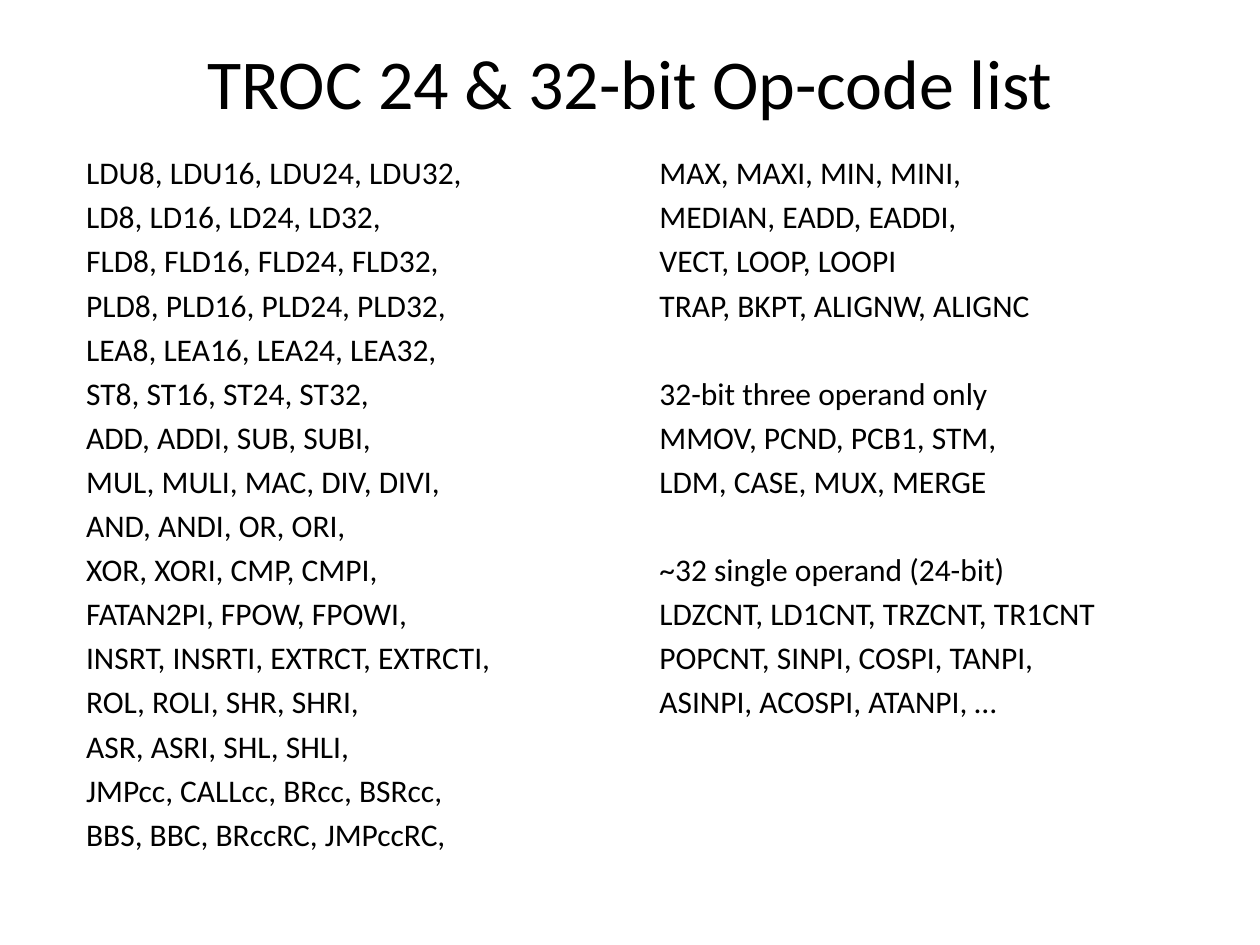
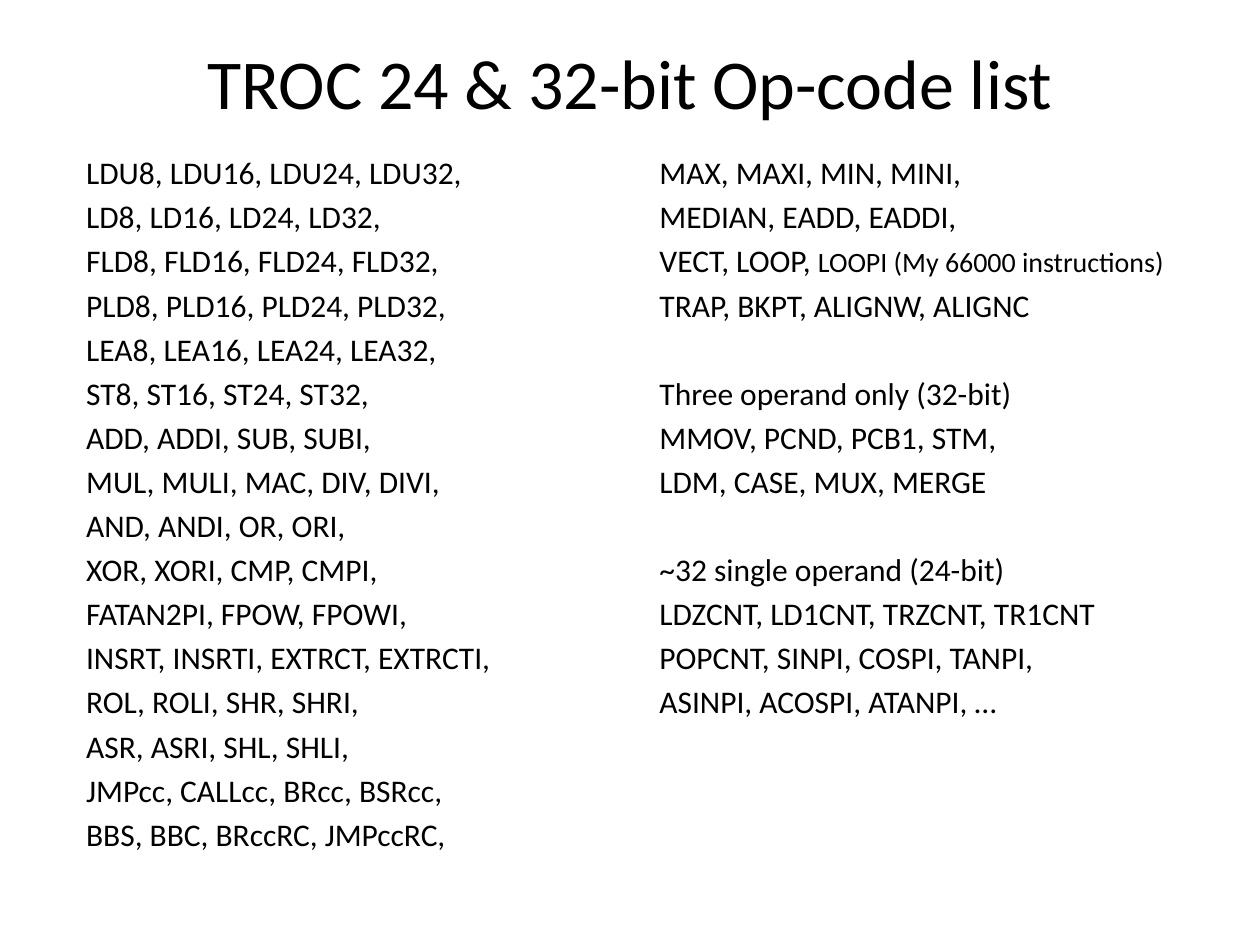
Before and after one commit to jimbrake/TROC16_16, a slide deck: slide 10 of DIY_soft-core_uP.pptx (slide 9 before the commit). Drawn at 1260x945 pixels with LibreOffice and Linux fonts; fonts in the diff are those of the drawing. Boxes give left, top, right and bottom in pixels: in the first picture for what was removed or moved away, otherwise in the second. Text is boxed around its words. In the diff, an @@ line names an element or a change of style, - is before the commit and + after.

```diff
--- a/DIY_soft-core_uP.pptx
+++ b/DIY_soft-core_uP.pptx
@@ text at [659, 251, 1163, 277]: text changed; size 18 to 16 pt @@
-VECT, LOOP, LOOPI
+VECT, LOOP, LOOPI (My 66000 instructions)
@@ text at [659, 382, 1011, 410]: text changed @@
-32-bit three operand only
+Three operand only (32-bit)
```
Also in this commit, not shown: 15 other slides changed.
